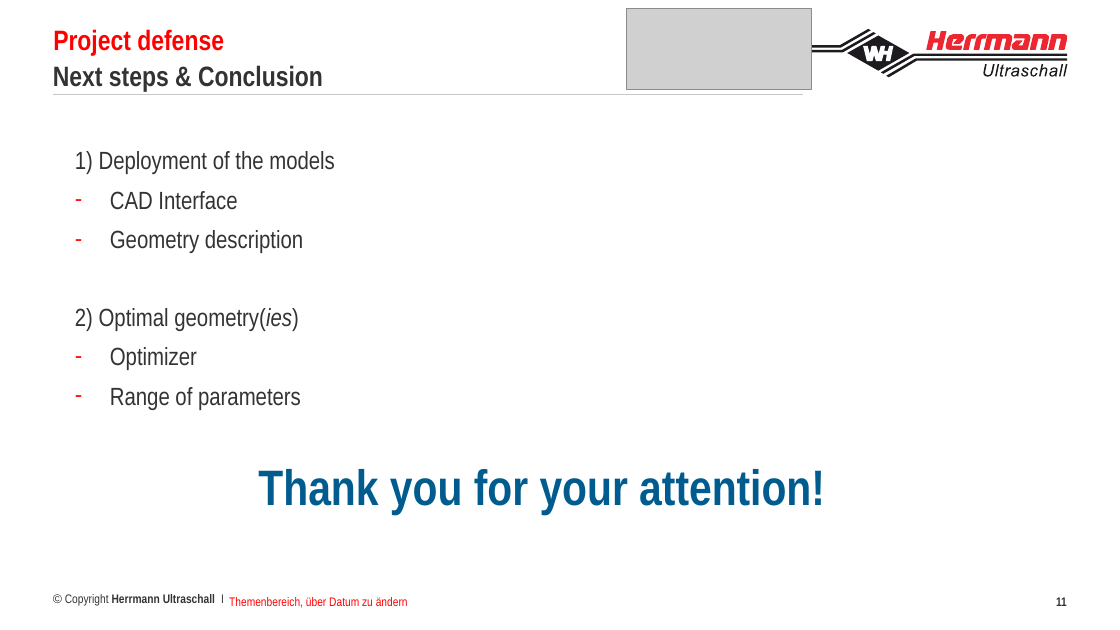
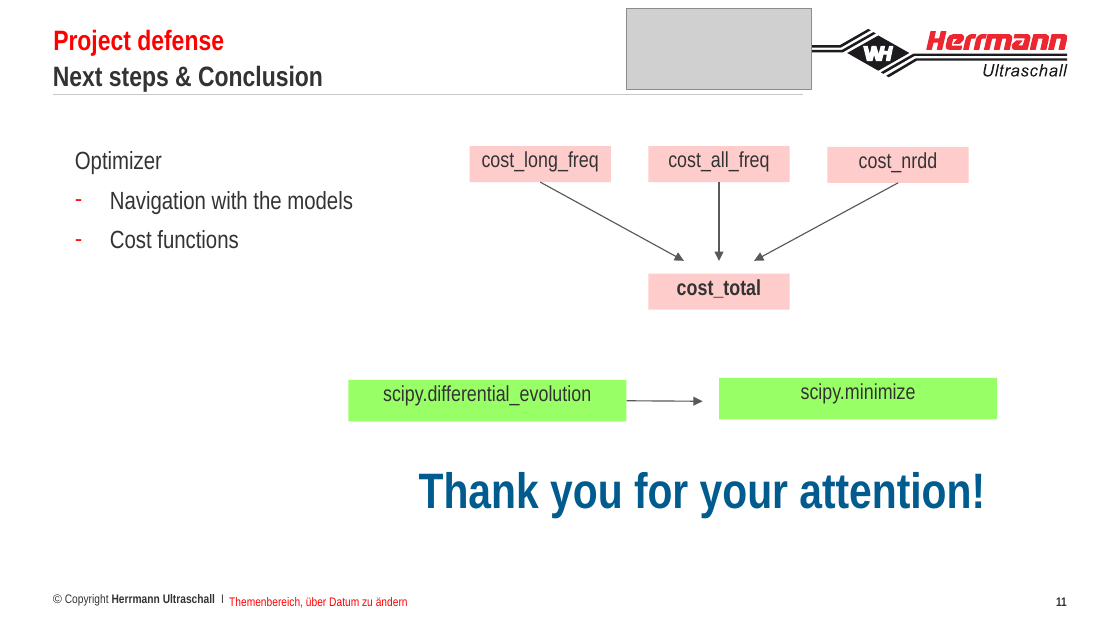
Before and after one commit to francoisbrouet/sep24_cds_int_us-welding, a slide deck: slide 11 of defense/Project defense Francois Brouet.pptx. Drawn at 1120x630 pixels with LibreOffice and Linux fonts; fonts in the diff are those of the drawing; grey boxes stand for pictures; background and template pictures are left out. Boxes give left, top, right and bottom in pixels: in the first picture for what was removed or moved away, otherwise in the second. Text is boxed around its words. In the diff, an @@ line names an element or a change of style, - is before the commit and + after.

```diff
--- a/defense/Project defense Francois Brouet.pptx
+++ b/defense/Project defense Francois Brouet.pptx
@@ text at (75, 151, 335, 331): paragraphs removed @@
-  1) Deployment of the models
-  – CAD Interface
-  – Geometry description
-  2) Optimal geometry(ies)
@@ text at (75, 151, 162, 174): bullet - to none @@
@@ text at (110, 191, 353, 249): text changed @@
-  – Range of parameters
+  – Navigation with the models
+  – Cost functions
@@ group added at (469, 147, 969, 309): 4 rectangles, 3 arrows @@
+cost_long_freq
+cost_all_freq
+cost_nrdd
+cost_total
@@ rectangle added at (348, 380, 626, 421), fill #99FF66, 14 pt, text #333333 @@
+scipy.differential_evolution
@@ rectangle added at (719, 379, 997, 420), fill #99FF66, 14 pt, text #333333 @@
+scipy.minimize
@@ arrow added from (626, 401) to (702, 401), #595959 0.75 pt @@
@@ text "Thank you for your attention!": place and size @@
-text "Thank you for your attention!" at (258, 469, 825, 515)
+text "Thank you for your attention!" at (419, 472, 985, 518)
```
Also in this commit, not shown: 1 other slide changed, 4 other files.
